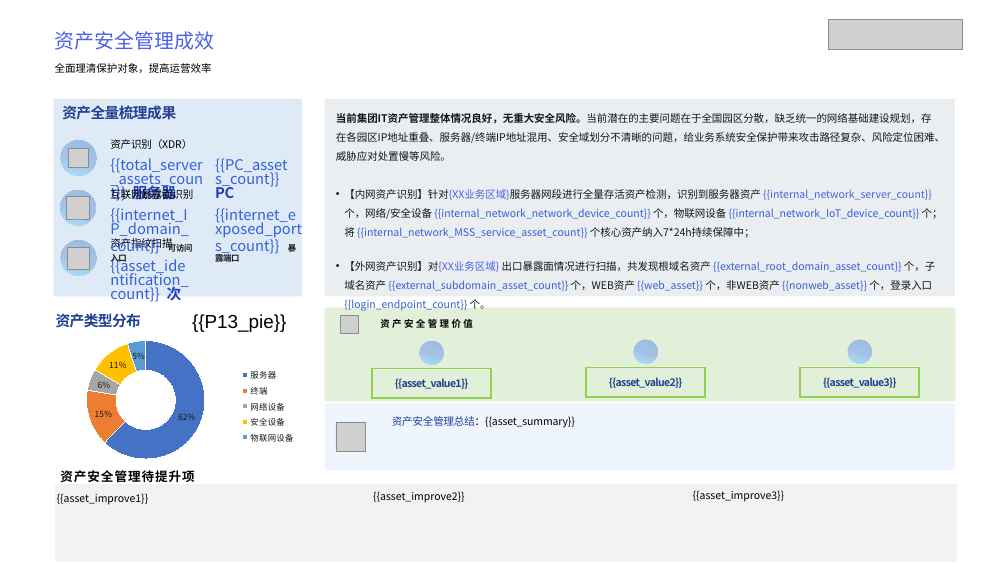
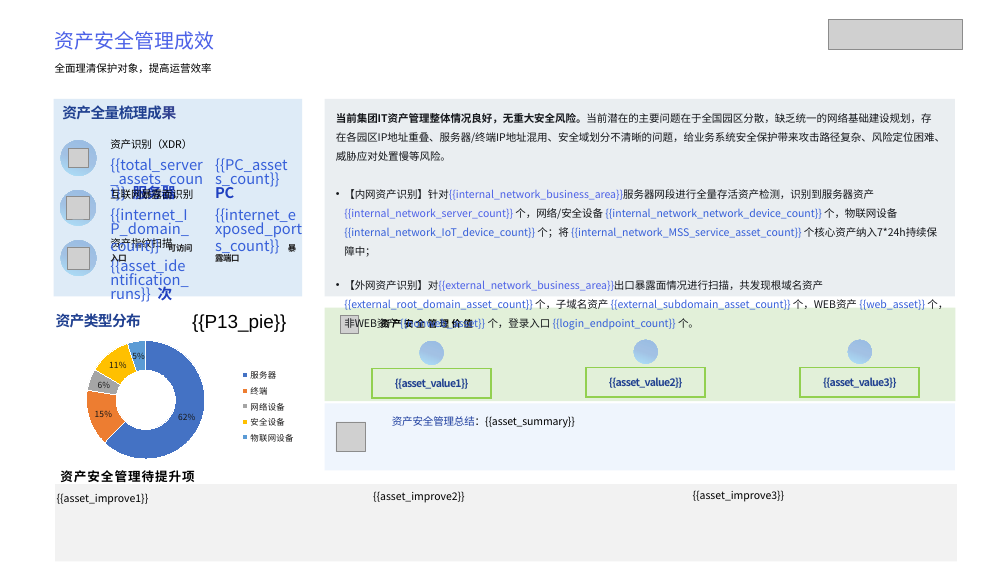
Before and after one commit to Xupai2022/report-generation, a slide deck: slide 13 of mss_ai_ppt_sample_assets/backend/data/templates/经典模板.pptx. Drawn at 1008x567 pixels with LibreOffice and Linux fonts; fonts in the diff are those of the drawing; grey boxes stand for pictures; background and template pictures are left out. Boxes give left, top, right and bottom in pixels: in the first picture for what was removed or moved away, otherwise in the second. Text is boxed around its words. In the diff, an @@ line names an element or a change of style, - is before the commit and + after.

```diff
--- a/mss_ai_ppt_sample_assets/backend/data/templates/经典模板.pptx
+++ b/mss_ai_ppt_sample_assets/backend/data/templates/经典模板.pptx
@@ text at box(344, 189, 948, 330): text changed @@
-• 【内网资产识别】针对{XX业务区域}服务器网段进行全量存活资产检测，识别到服务器资产 {{internal_network_server_count}} 个，网络/安全设备 {{internal_network_network_device_count}} 个，物联网设备 {{internal_network_IoT_device_count}} 个；将 {{internal_network_MSS_service_asset_count}} 个核心资产纳入7*24h持续保障中；
-• 【外网资产识别】对{XX业务区域} 出口暴露面情况进行扫描，共发现根域名资产 {{external_root_domain_asset_count}} 个，子域名资产 {{external_subdomain_asset_count}} 个，WEB资产 {{web_asset}} 个，非WEB资产 {{nonweb_asset}} 个，登录入口 {{login_endpoint_count}} 个。
+• 【内网资产识别】针对{{internal_network_business_area}}服务器网段进行全量存活资产检测，识别到服务器资产 {{internal_network_server_count}} 个，网络/安全设备 {{internal_network_network_device_count}} 个，物联网设备 {{internal_network_IoT_device_count}} 个；将 {{internal_network_MSS_service_asset_count}} 个核心资产纳入7*24h持续保障中；
+• 【外网资产识别】对{{external_network_business_area}}出口暴露面情况进行扫描，共发现根域名资产 {{external_root_domain_asset_count}} 个，子域名资产 {{external_subdomain_asset_count}} 个，WEB资产 {{web_asset}} 个，非WEB资产 {{nonweb_asset}} 个，登录入口 {{login_endpoint_count}} 个。
@@ text at box(110, 256, 185, 302): text changed @@
-{{asset_identification_count}} 次
+{{asset_identification_runs}} 次
```
Also in this commit, not shown: 3 other slides changed, 9 other files.
